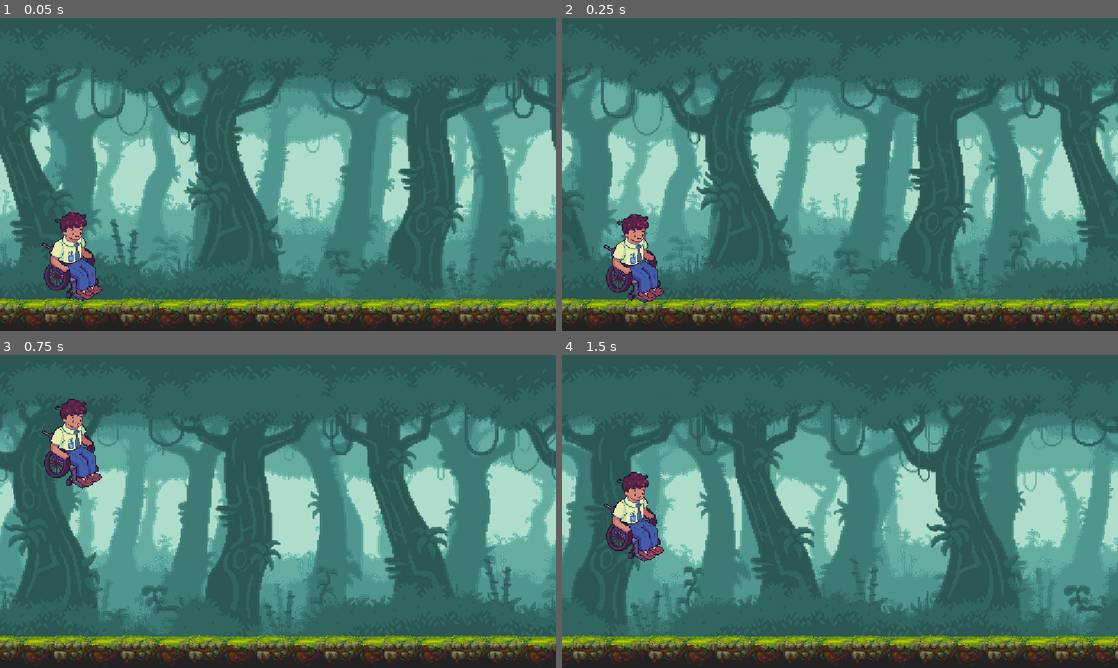
Above: before the commit, frames 1-4 (two rows, left to right).
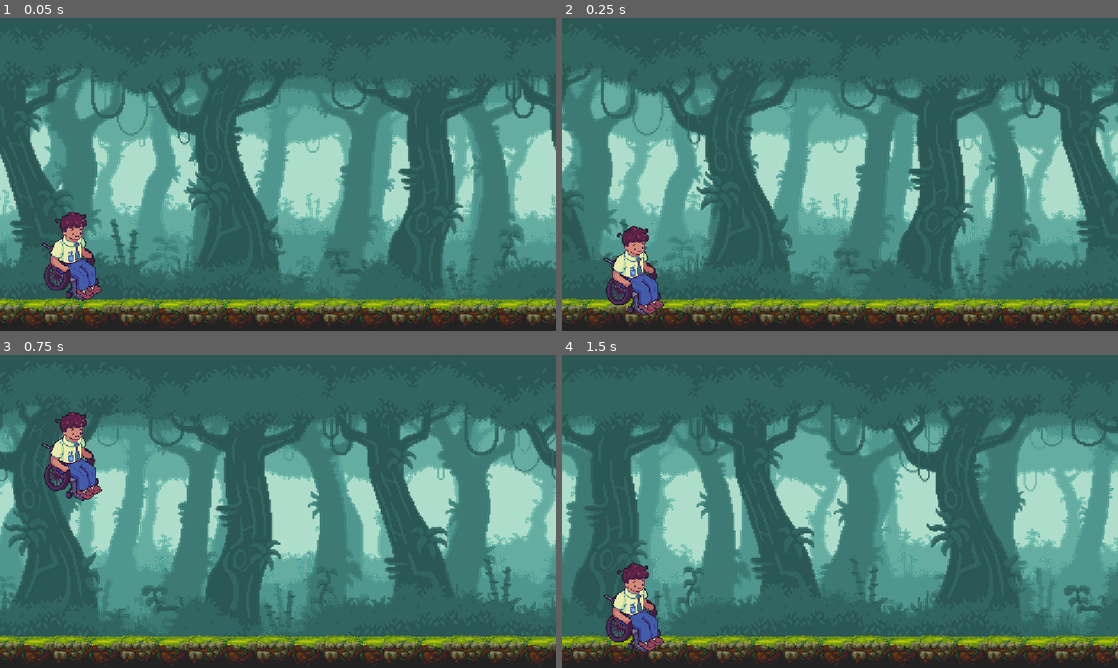
Above: after the commit, the same moments.

Repository: MarkLorens/SeedAcademy
Game: Godot game, scene res://scenes/level_1.tscn
Two runs of this game, one before a commit and one after it. Both use one fixed random seed, a clock stepped at 60 frames per second and the inputs below. This scene is started directly instead of the project's main scene.
Inputs:
- Up to frame 1 (0.05 s): no input
- Up to frame 2 (0.25 s): no input
- Up to frame 3 (0.75 s): tap Enter (ui_accept) at 0.5 s; hold Enter (ui_accept) from 0.53 s (still down)
- Up to frame 4 (1.5 s): release Enter (ui_accept) at 1.28 s; tap Enter (ui_accept) at 1.35 s

Frame 1 is identical in both runs. In frame 2, 2.0% of the frame differs, in the area x 7-19%, y 62-96%; in frame 3, 2.0%; in frame 4, 3.6%, in the area x 7-19%, y 37-96%.

Commit message:
Basic form actions

Diff:
--- a/project.godot
+++ b/project.godot
@@ -15,10 +15,18 @@
 config/features=PackedStringArray("4.7", "Mobile")
 config/icon="res://icon.svg"
 
+[debug]
+
+settings/stdout/print_fps=true
+
 [display]
 
 window/stretch/mode="canvas_items"
 window/stretch/aspect="expand"
+
+[editor]
+
+movie_writer/movie_file="C:/Productivity/godot/SeedAcademy/SeedAcademy/debug.avi"
 
 [physics]
 
--- a/props/jungle_stage/JungleGround.tscn
+++ b/props/jungle_stage/JungleGround.tscn
@@ -3,7 +3,7 @@
 [ext_resource type="Texture2D" uid="uid://cb7844lo3vlgq" path="res://assets/temporary_assets_danu_no_judge/tiles.png" id="1_dhy0u"]
 
 [sub_resource type="RectangleShape2D" id="RectangleShape2D_nukxm"]
-size = Vector2(2449, 65)
+size = Vector2(2449, 12.5)
 
 [node name="JungleGround" type="StaticBody2D" unique_id=392869593]
 
@@ -15,3 +15,7 @@
 [node name="CollisionShape2D" type="CollisionShape2D" parent="." unique_id=1609376026]
 position = Vector2(1224.5, 615.5)
 shape = SubResource("RectangleShape2D_nukxm")
+
+[node name="CollisionShape2D2" type="CollisionShape2D" parent="." unique_id=67371849]
+position = Vector2(1224, 5.75)
+shape = SubResource("RectangleShape2D_nukxm")
--- a/props/player_forms/Fira.tscn
+++ b/props/player_forms/Player.tscn
@@ -1,16 +1,25 @@
 [gd_scene format=3 uid="uid://c5sym1ls2gkxb"]
 
+[ext_resource type="Script" uid="uid://bherj6x7cwdpg" path="res://scripts/PlayerMovement.gd" id="1_2eghs"]
 [ext_resource type="Texture2D" uid="uid://cnnp4naw7hmmh" path="res://assets/temporary_assets_danu_no_judge/Player_Wheelchair_Resized.png" id="1_lfadd"]
 
 [sub_resource type="RectangleShape2D" id="RectangleShape2D_fey80"]
 size = Vector2(366, 579)
 
-[node name="Fira" type="CharacterBody2D" unique_id=1742630827]
+[sub_resource type="RectangleShape2D" id="RectangleShape2D_2eghs"]
+size = Vector2(161.66666, 578.3333)
+
+[node name="Player" type="CharacterBody2D" unique_id=1742630827]
 z_index = 1
 scale = Vector2(0.3, 0.3)
+script = ExtResource("1_2eghs")
 
 [node name="Sprite2D" type="Sprite2D" parent="." unique_id=864898495]
 texture = ExtResource("1_lfadd")
 
 [node name="CollisionShape2D" type="CollisionShape2D" parent="." unique_id=983380857]
 shape = SubResource("RectangleShape2D_fey80")
+
+[node name="AttackCol" type="CollisionShape2D" parent="." unique_id=89791523]
+position = Vector2(264.16666, 0)
+shape = SubResource("RectangleShape2D_2eghs")
--- a/scenes/level_1.tscn
+++ b/scenes/level_1.tscn
@@ -3,19 +3,20 @@
 [ext_resource type="Script" uid="uid://dos18l1kajxqj" path="res://scripts/LevelSceneManager.gd" id="1_4nkto"]
 [ext_resource type="PackedScene" uid="uid://rs7301aqj778" path="res://props/jungle_stage/JungleBackground.tscn" id="1_014kd"]
 [ext_resource type="PackedScene" uid="uid://bbpcdppcyqs2g" path="res://props/jungle_stage/JungleGround.tscn" id="2_rus8k"]
-[ext_resource type="PackedScene" uid="uid://c5sym1ls2gkxb" path="res://props/player_forms/Fira.tscn" id="3_5xbjy"]
-[ext_resource type="Script" uid="uid://bherj6x7cwdpg" path="res://scripts/PlayerMovement.gd" id="4_5xbjy"]
+[ext_resource type="PackedScene" uid="uid://c5sym1ls2gkxb" path="res://props/player_forms/Player.tscn" id="3_5xbjy"]
 
-[node name="Level1" type="Node" unique_id=257814844]
+[node name="Level1" type="Node" unique_id=257814844 node_paths=PackedStringArray("Player", "Camera", "Background", "Ground")]
 script = ExtResource("1_4nkto")
+Player = NodePath("Player")
+Camera = NodePath("Camera2D")
+Background = NodePath("JungleBackground")
+Ground = NodePath("JungleGround")
 
 [node name="JungleBackground" parent="." unique_id=1863640712 instance=ExtResource("1_014kd")]
 
 [node name="JungleGround" parent="." unique_id=392869593 instance=ExtResource("2_rus8k")]
 
-[node name="Fira" parent="." unique_id=1742630827 instance=ExtResource("3_5xbjy")]
-position = Vector2(121, 496)
-script = ExtResource("4_5xbjy")
+[node name="Player" parent="." unique_id=1742630827 instance=ExtResource("3_5xbjy")]
 
 [node name="Camera2D" type="Camera2D" parent="." unique_id=1500401102]
 position = Vector2(576, 324)
--- a/scripts/LevelSceneManager.gd
+++ b/scripts/LevelSceneManager.gd
@@ -1,8 +1,14 @@
 extends Node
+
+# Exportables
+@export var Player: CharacterBody2D
+@export var Camera: Camera2D
+@export var Background: Node2D
+@export var Ground: StaticBody2D
 
 const PLAYER_START_POS := Vector2i(150, 485)
 const CAMERA_START_POS := Vector2i(576, 324)
-#Score here if needed
+# Score here if needed
 
 var speed : float
 const START_SPEED : float = 10.0
@@ -16,17 +22,17 @@
 
 # Reset everything on new game
 func new_game():
-	$Fira.position = PLAYER_START_POS
-	$Fira.velocity = Vector2i(0, 0)
-	$Camera2D.position = CAMERA_START_POS
-	$JungleGround.position = Vector2i(0, 0)
+	Player.position = PLAYER_START_POS
+	Player.velocity = Vector2i(0, 0)
+	Camera.position = CAMERA_START_POS
+	Ground.position = Vector2i(0, 0)
 
 # Called every frame. 'delta' is the elapsed time since the previous frame.
 func _process(delta: float) -> void:
 	speed = START_SPEED * 60.0 * delta
 
-	$Fira.position.x += speed
-	$Camera2D.position.x += speed
+	Player.position.x += speed
+	Camera.position.x += speed
 
-	if $Camera2D.position.x - $JungleGround.position.x > screen_size.x * 1.5:
-		$JungleGround.position.x += screen_size.x
+	if Camera.position.x - Ground.position.x > screen_size.x * 1.5:
+		Ground.position.x += screen_size.x
--- a/scripts/PlayerMovement.gd
+++ b/scripts/PlayerMovement.gd
@@ -2,10 +2,40 @@
 
 const GRAVITY: int = 4200
 const JUMP_SPEED: int = -1800
+var max_jump_height: float = 0.0
+
+# Forms
+enum Form {
+	HUMAN,
+	APE,
+	FALCON
+}
+var current_form: Form = Form.HUMAN
+
+func _ready() -> void:
+	$AttackCol.hide()
 
 func _physics_process(delta: float) -> void:
 	velocity.y += GRAVITY * delta
+
+	if Input.is_action_just_pressed("ui_accept"):
+		match current_form:
+			Form.HUMAN:
+				human_action()
+			Form.APE:
+				ape_action()
+			Form.FALCON:
+				falcon_action()
+	move_and_slide()
+
+func human_action() -> void:
 	if is_on_floor():
-		if Input.is_action_pressed("ui_accept"):
-			velocity.y = JUMP_SPEED
-	move_and_slide()
+		velocity.y = JUMP_SPEED
+
+func ape_action() -> void:
+	$AttackCol.show()
+	await get_tree().create_timer(1.0).timeout
+	$AttackCol.hide()
+
+func falcon_action() -> void:
+	velocity.y = JUMP_SPEED
